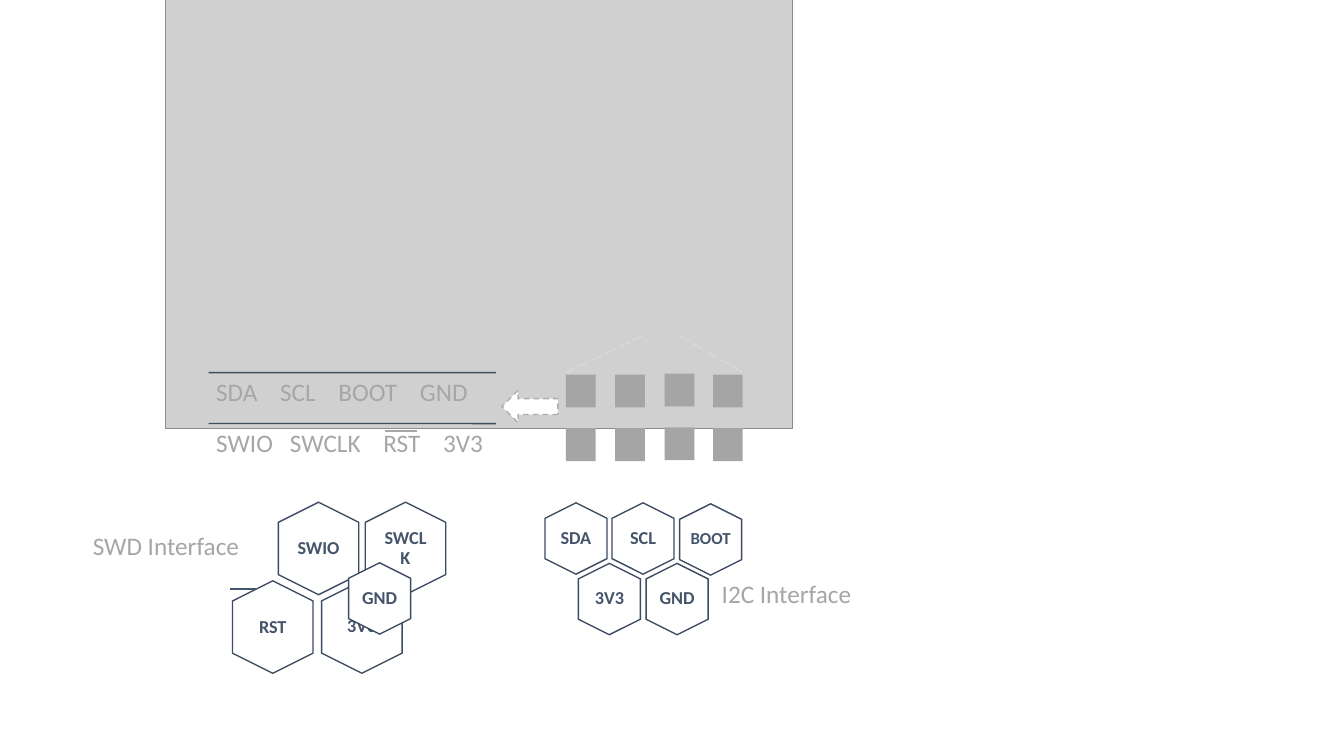
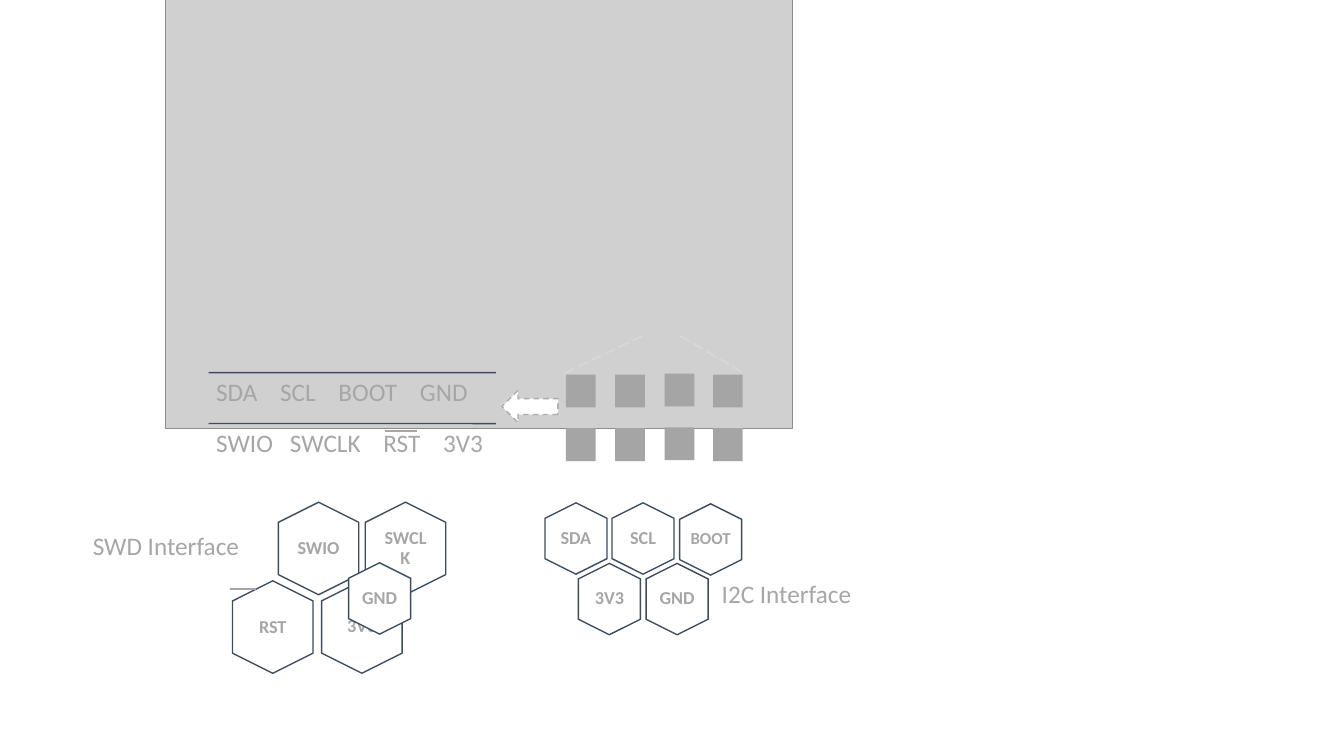
Before and after one commit to SeeedDocument/Grove-4-Channel_SPDT_Relay, a slide deck: slide 2 of img/pin_map.pptx. Drawn at 1344x756 pixels with LibreOffice and Linux fonts; fonts in the diff are those of the drawing; grey boxes stand for pictures. Boxes give left, top, right and bottom in pixels: in the first picture for what was removed or moved away, otherwise in the second. Text is boxed around its words. In the diff, an @@ line names an element or a change of style, - is before the commit and + after.

```diff
--- a/img/pin_map.pptx
+++ b/img/pin_map.pptx
@@ text colour #44546A to #A6A6A6 in 10 elements at (x1=362, y1=592, x2=397, y2=604), (x1=660, y1=592, x2=695, y2=604), (x1=378, y1=517, x2=434, y2=581), (x1=298, y1=542, x2=340, y2=554), (x1=347, y1=618, x2=376, y2=633), (x1=259, y1=621, x2=286, y2=633), (x1=630, y1=532, x2=656, y2=544), (x1=561, y1=532, x2=592, y2=544), (x1=595, y1=592, x2=624, y2=604), (x1=691, y1=533, x2=731, y2=544) @@
@@ line (231, 589) - (256, 589): stroke #44546A 1.25 pt to #A6A6A6 1.25 pt @@
```
Also in this commit, not shown: 1 other slide changed, 2 other files.
